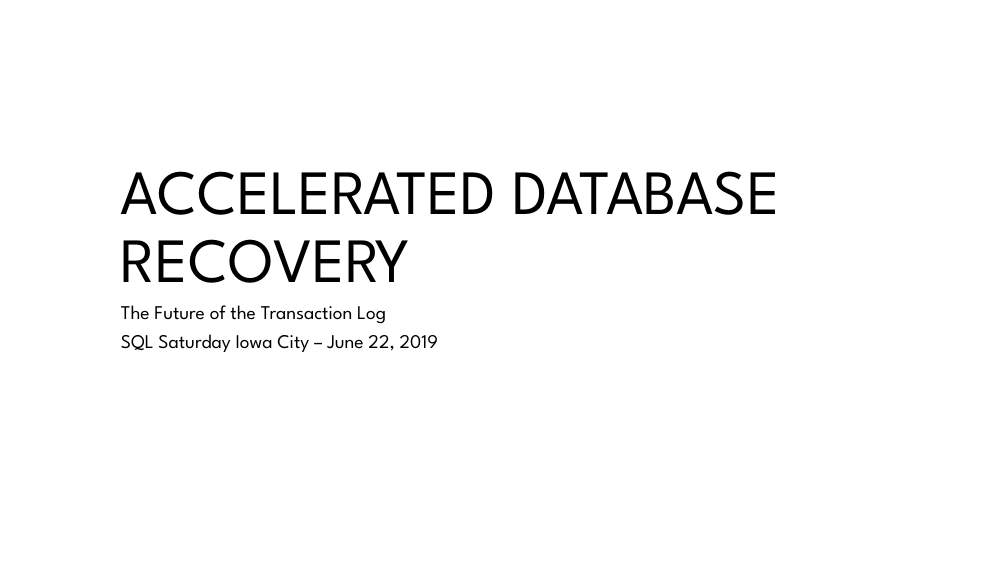
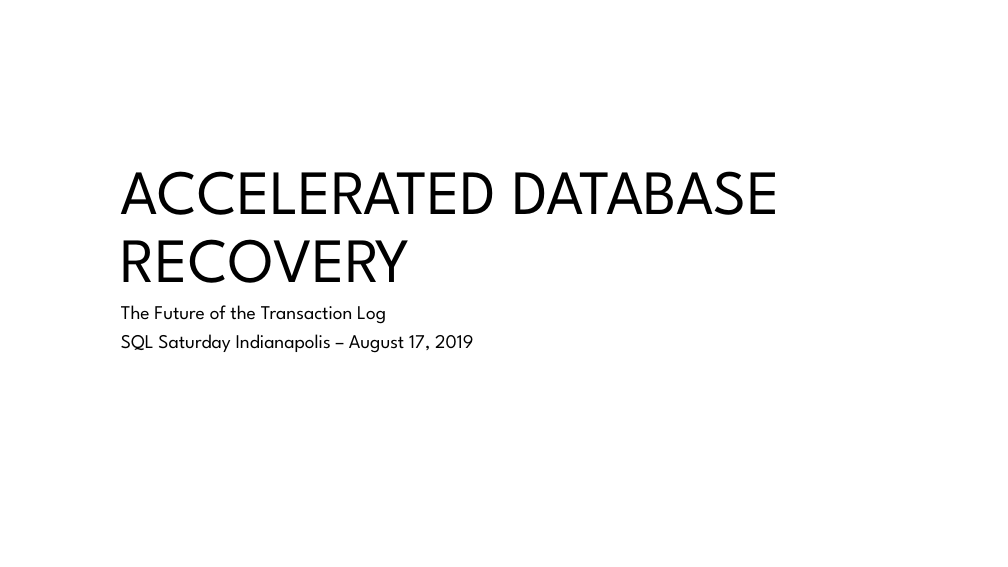
Before and after one commit to skreebydba/AcceleratedDatabaseRecovery, a slide deck: slide 1 of AcceleratedDatabaseRecovery/AcceleratedDatabaseRecovery.pptx. Drawn at 1008x567 pixels with LibreOffice and Linux fonts; fonts in the diff are those of the drawing; background and template pictures are left out. Boxes give left, top, right and bottom in pixels: in the first picture for what was removed or moved away, otherwise in the second. Text is boxed around its words. In the diff, an @@ line names an element or a change of style, - is before the commit and + after.

Commit message:
Commit for SQL Saturday Indianapolis

```diff
--- a/AcceleratedDatabaseRecovery/AcceleratedDatabaseRecovery.pptx
+++ b/AcceleratedDatabaseRecovery/AcceleratedDatabaseRecovery.pptx
@@ subtitle at (121,334,473,353): text changed @@
-SQL Saturday Iowa City – June 22, 2019
+SQL Saturday Indianapolis – August 17, 2019
```
Also in this commit, not shown: 3 other slides changed, 2 slides added, 4 other files.
